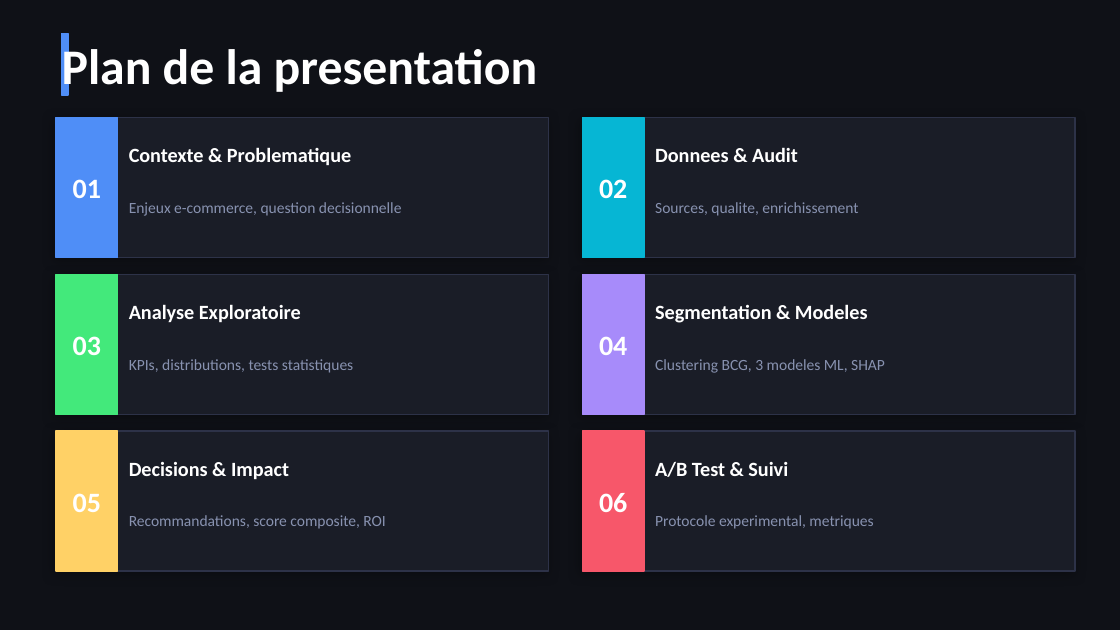
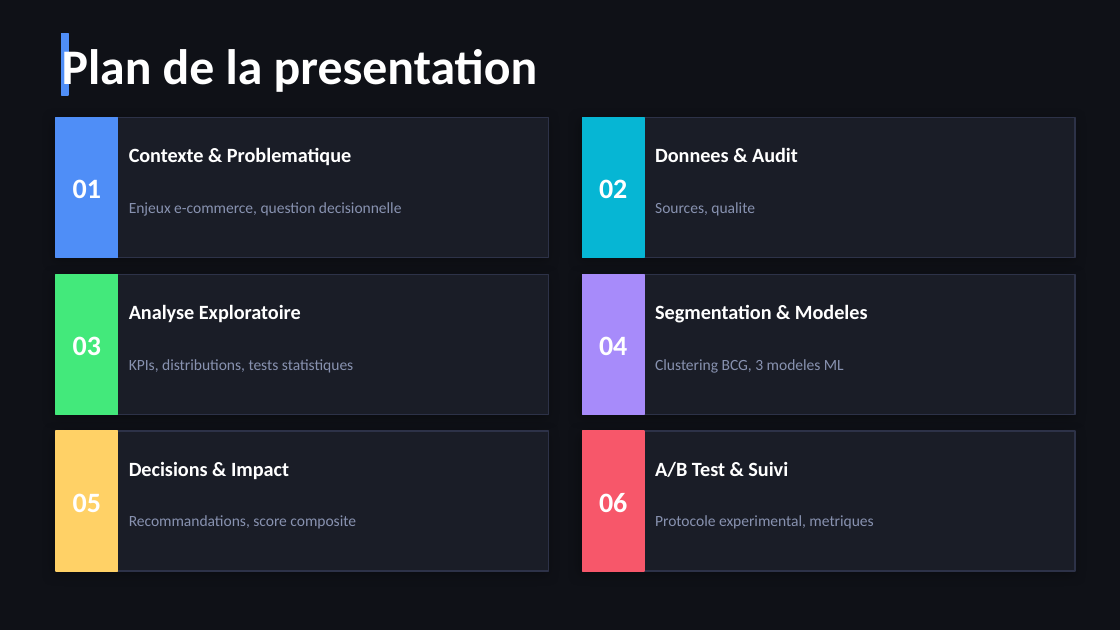
Before and after one commit to salmazakour/dddm_salmazakour, a slide deck: slide 2 of DataStory_DDDM_Ecommerce.pptx. Drawn at 1120x630 pixels with LibreOffice and Linux fonts; fonts in the diff are those of the drawing. Boxes give left, top, right and bottom in pixels: in the first picture for what was removed or moved away, otherwise in the second. Text is boxed around its words. In the diff, an @@ line names an element or a change of style, - is before the commit and + after.

```diff
--- a/DataStory_DDDM_Ecommerce.pptx
+++ b/DataStory_DDDM_Ecommerce.pptx
@@ text at (x1=655, y1=202, x2=755, y2=216): text changed @@
-Sources, qualite, enrichissement
+Sources, qualite
@@ text at (x1=655, y1=359, x2=844, y2=373): text changed @@
-Clustering BCG, 3 modeles ML, SHAP
+Clustering BCG, 3 modeles ML
@@ text at (x1=129, y1=515, x2=356, y2=529): text changed @@
-Recommandations, score composite, ROI
+Recommandations, score composite
```
Also in this commit, not shown: 2 other slides changed, 3 other files.
